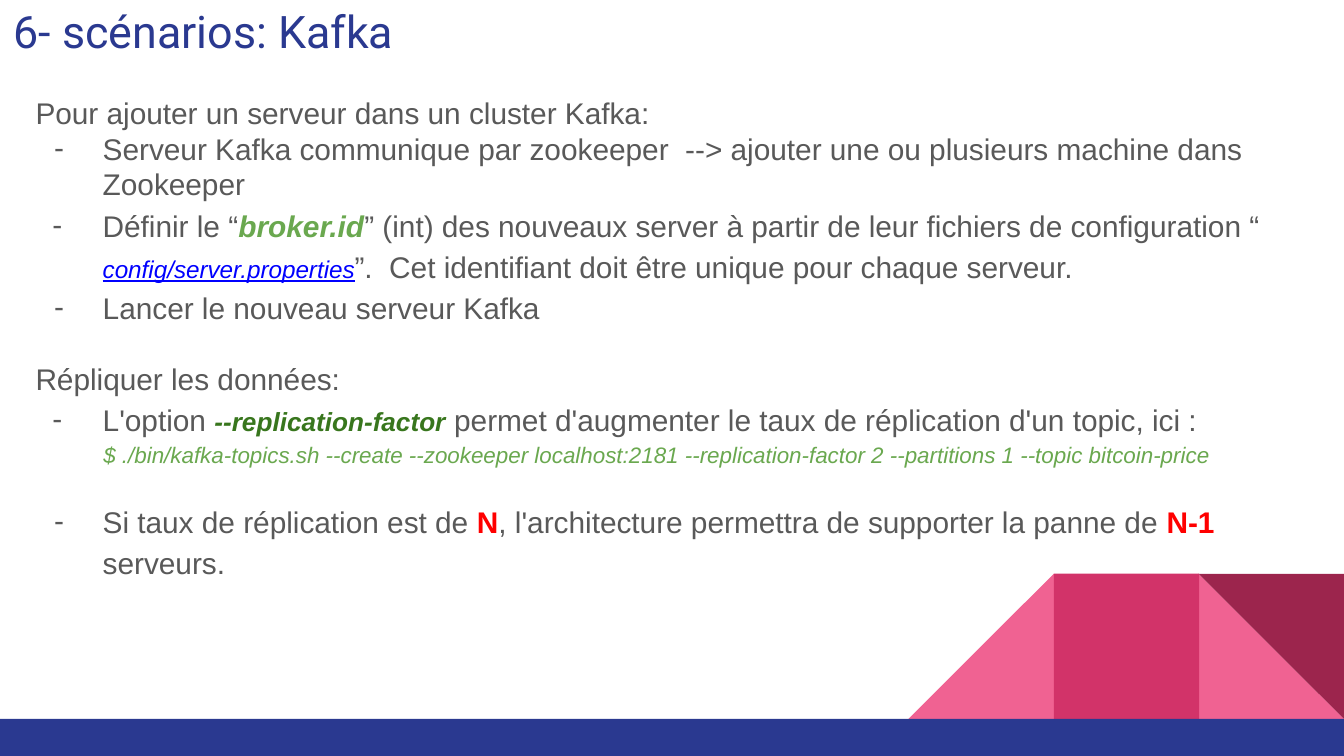
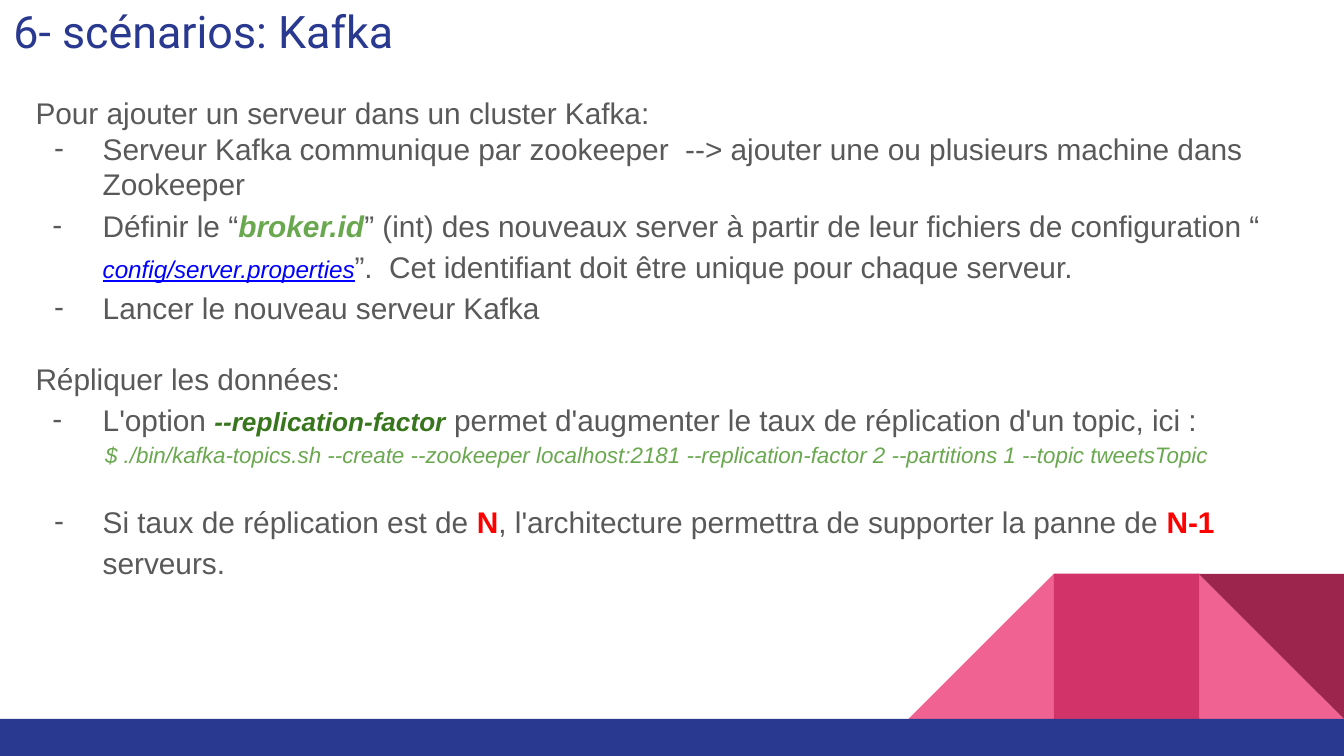
Before and after one commit to carolio7/lambda_architecture_for_tweetsProcessing, a slide deck: slide 29 of presentation/presentation_projet5_v01.pptx. Drawn at 1344x756 pixels with LibreOffice and Linux fonts; fonts in the diff are those of the drawing. Boxes give left, top, right and bottom in pixels: in the first picture for what was removed or moved away, otherwise in the second. Text is boxed around its words. In the diff, an @@ line names an element or a change of style, - is before the commit and + after.

```diff
--- a/presentation/presentation_projet5_v01.pptx
+++ b/presentation/presentation_projet5_v01.pptx
@@ text at box(124, 447, 1207, 468): text changed @@
-$ ./bin/kafka-topics.sh --create --zookeeper localhost:2181 --replication-factor 2 --partitions 1 --topic bitcoin-price
+$ ./bin/kafka-topics.sh --create --zookeeper localhost:2181 --replication-factor 2 --partitions 1 --topic tweetsTopic
```
Also in this commit, not shown: 11 other slides changed, 1 slide added, 1 slide removed, 1 other file.
